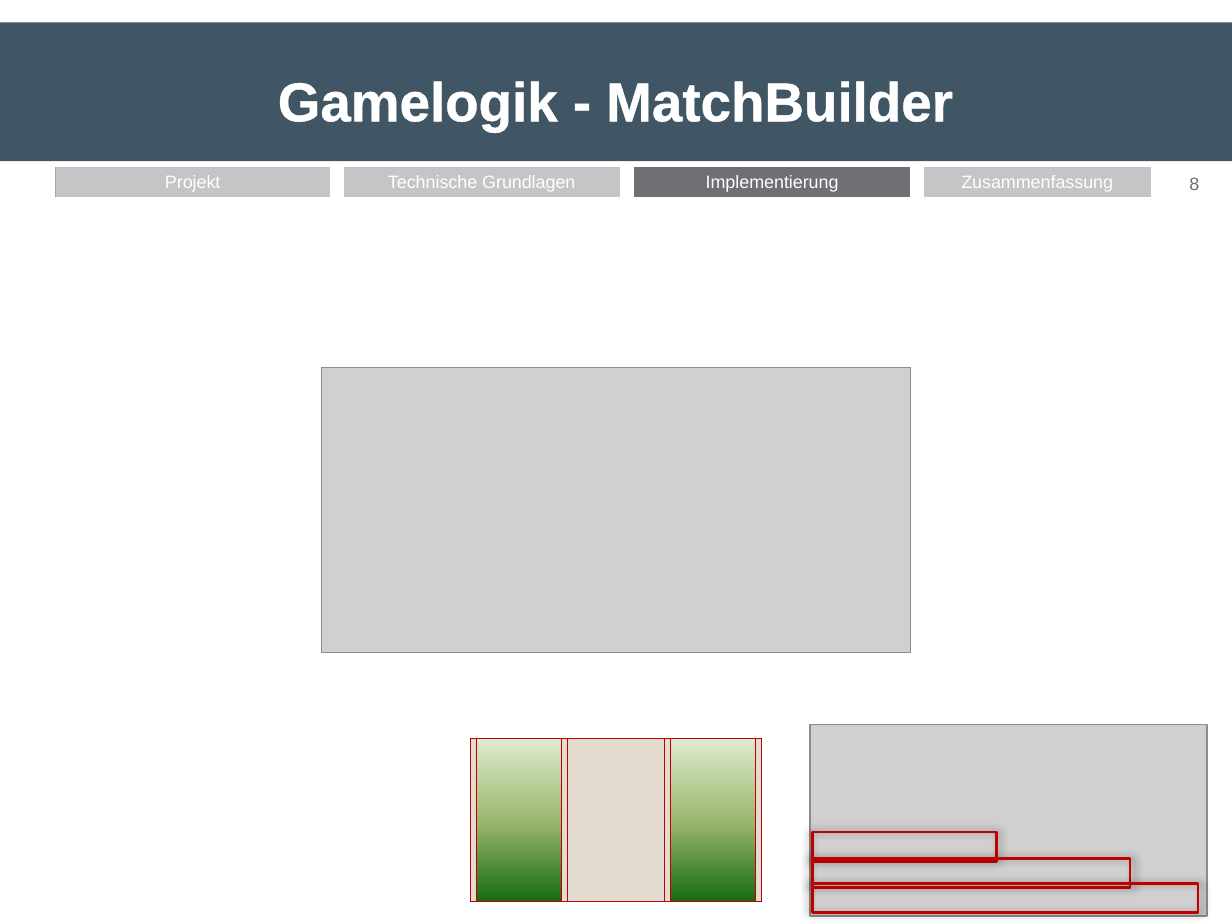
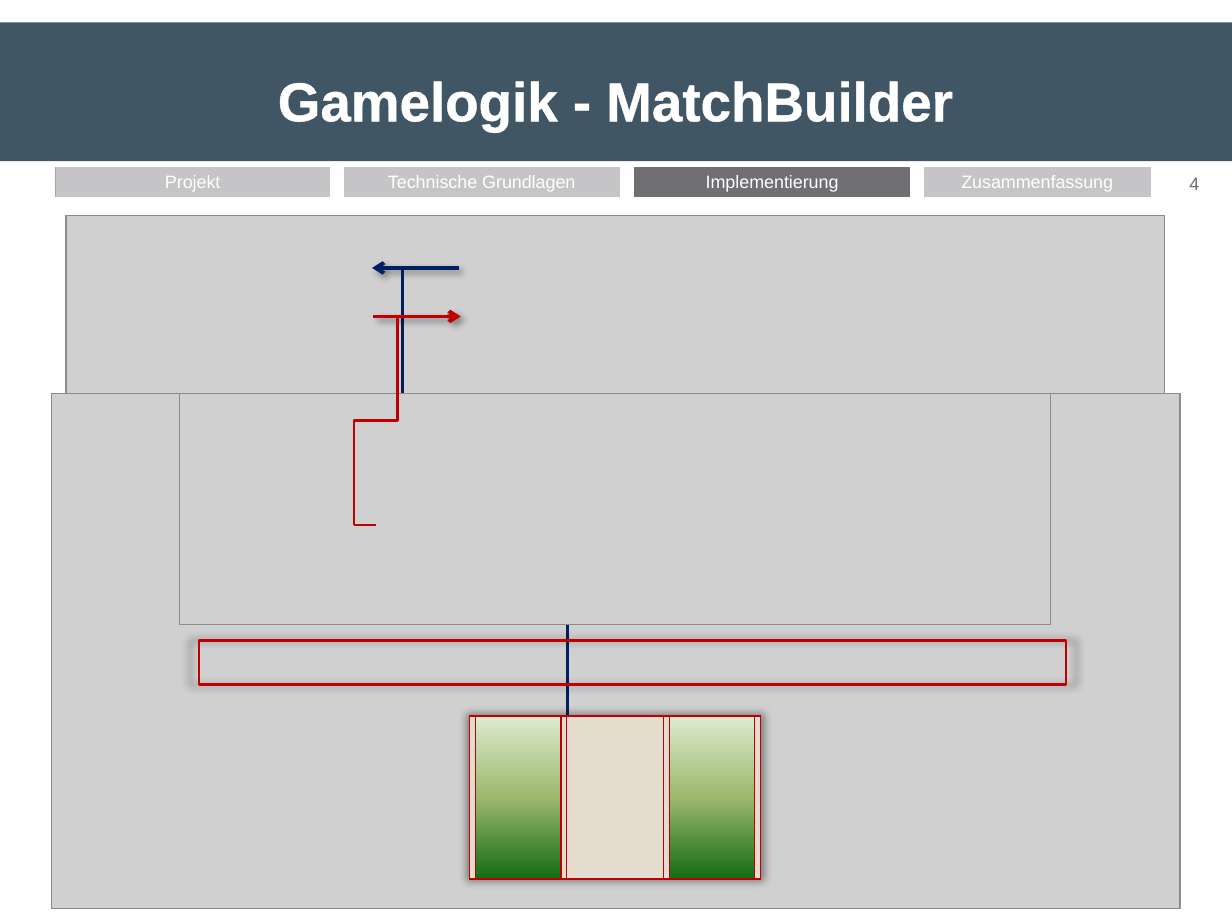
Before and after one commit to TankCommander/JavaServer, a slide deck: slide 4 of Vortrag_TankCommander_Java/tankCommander.pptx (slide 8 before the commit). Drawn at 1232x924 pixels with LibreOffice and Linux fonts; fonts in the diff are those of the drawing; grey boxes stand for pictures. Boxes give left, top, right and bottom in pixels: in the first picture for what was removed or moved away, otherwise in the second. Text is boxed around its words. In the diff, an @@ line names an element or a change of style, - is before the commit and + after.

```diff
--- a/Vortrag_TankCommander_Java/tankCommander.pptx
+++ b/Vortrag_TankCommander_Java/tankCommander.pptx
@@ page number at bbox=[1189, 177, 1199, 190]: text changed @@
-8
+4
@@ picture added at bbox=[67, 216, 1165, 701] @@
@@ arrow added from (460, 269) to (372, 269), #002060 2.25 pt @@
@@ elbow line added from (403, 269) to (568, 782), #002060 1.5 pt @@
@@ elbow line added from (398, 317) to (354, 525), #C00000 1.5 pt @@
@@ arrow added from (373, 317) to (461, 317), #C00000 2.25 pt @@
@@ picture added at bbox=[52, 393, 1180, 908] @@
@@ picture: place and size @@
-picture at bbox=[322, 367, 910, 652]
+picture at bbox=[180, 393, 1051, 625]
@@ line added from (354, 525) to (376, 525), #C00000 1.5 pt @@
@@ rectangle added at bbox=[198, 641, 1066, 685], outline #C00000 1.5 pt @@
@@ rectangle at bbox=[469, 716, 760, 880]: shadow on @@
@@ 6 rectangles: place and size @@
-6 rectangles at bbox=[471, 738, 761, 902]
+6 rectangles at bbox=[469, 716, 761, 880]
@@ picture removed at bbox=[809, 724, 1206, 917] @@
@@ rectangle removed at bbox=[812, 832, 997, 861] @@
@@ rectangle removed at bbox=[812, 859, 1130, 888] @@
@@ rectangle removed at bbox=[812, 883, 1198, 913] @@
```
Also in this commit, not shown: 2 other slides changed, 2 slides added, 3 slides removed, 2 other files.
